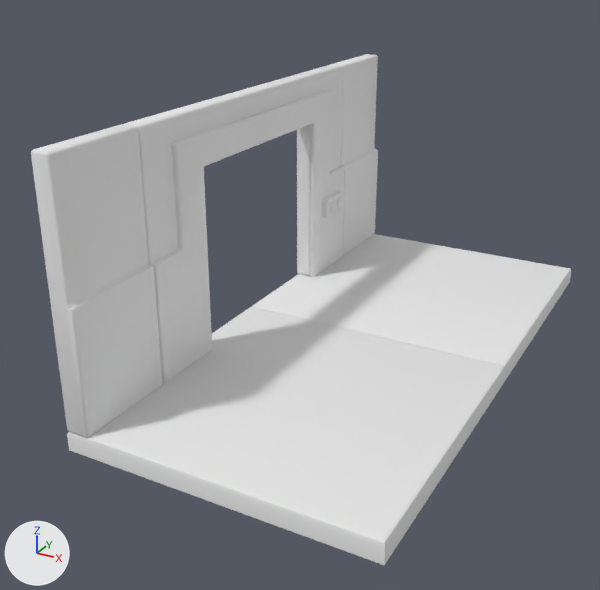
A saved change to the FBX model src/environment/rooms/models/wall-output.fbx.
Camera for both pictures: a camera (50 mm lens) standing at (15.5, -34.5, 13.2) and looking at (3.0, -11.9, 1.9). Arrows for +X, +Y and +Z are at lower left; the lights stay in place. The picture after the commit comes second. Where no turn or scale is listed for an object, it has been applied to the vertices. Vertices at exactly the same position are counted once.

Names of what the first picture shows: 'wall-output'.
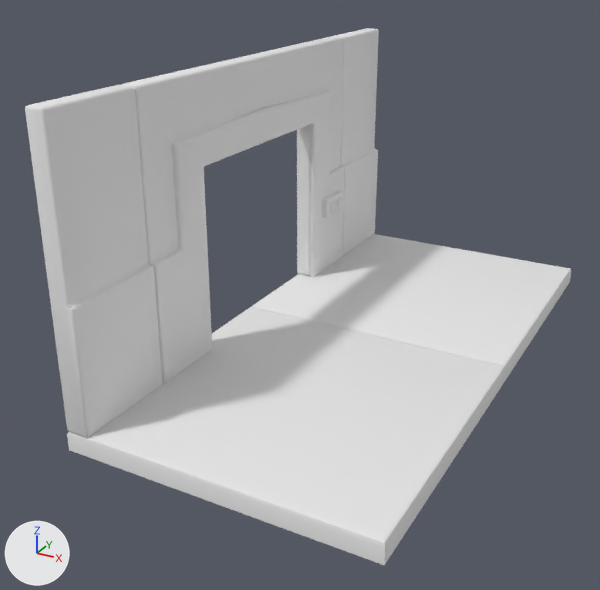
Where the change shows, as pixel boxes [x1, y1, x2, y2] in the pictures (600 x 590 px; the box of a moved part takes in the faces that stretch with it):
'wall-output', reshaped
    before: [31, 54, 571, 565]
    after: [25, 28, 571, 565]
part 1 of me_cube_112, moved or reshaped
    before: [31, 54, 378, 309]
    after: [25, 28, 379, 309]

The change in detail:
me_cube_112 is used by ob_wall_output; location (4.69, -4.83, -0.24).
me_cube_112 had 628 vertices, 568 faces and spanned x -5.0..5.0, y -15.0..5.0, z -0.5..8.5.
me_cube_112 now has 628 vertices, 568 faces and spans x -5.0..5.0, y -15.0..5.0, z -0.5..9.5.
me_cube_112 part 1: all 86 vertices in x -5.0..-4.4, y -15.0..5.0, z 8.1..8.5 are moved by (0.0, 0.0, 1.1).
Other edits to the shape of me_cube_112 do not show in these pictures.
